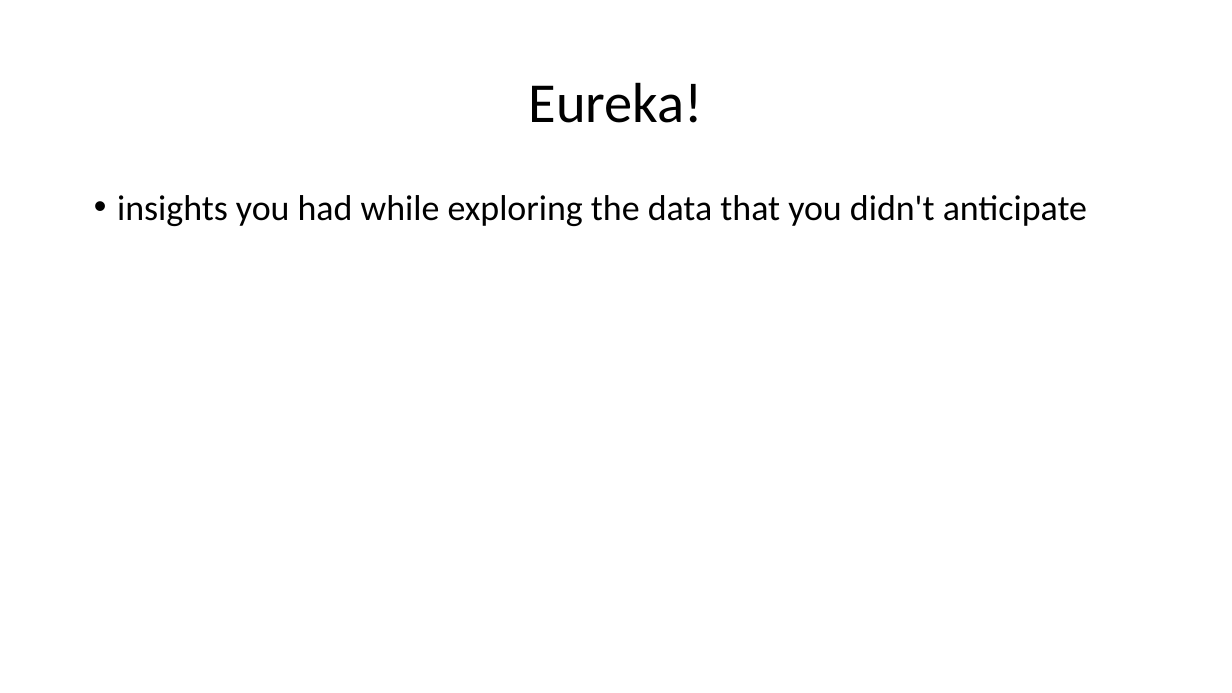
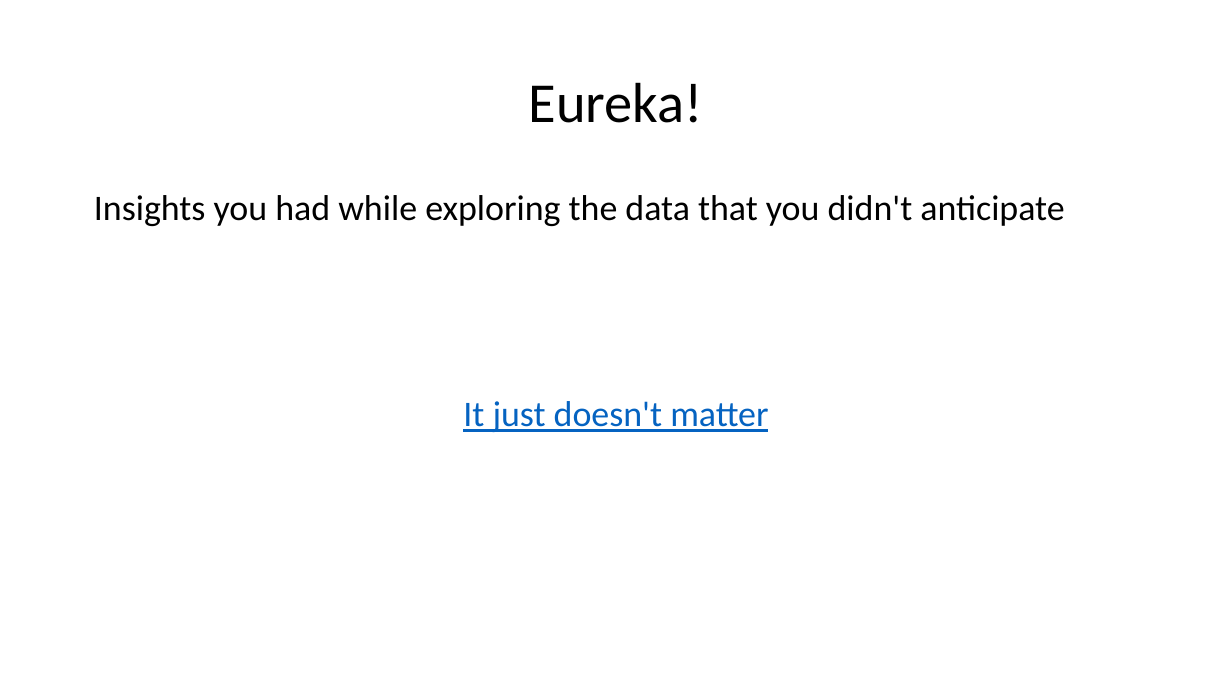
Before and after one commit to DCMilligan88/PriceVsHealth, a slide deck: slide 24 of Project 1 presentation (1).pptx (slide 22 before the commit). Drawn at 1232x693 pixels with LibreOffice and Linux fonts; fonts in the diff are those of the drawing; background and template pictures are left out. Boxes give left, top, right and bottom in pixels: in the first picture for what was removed or moved away, otherwise in the second. Text is boxed around its words. In the diff, an @@ line names an element or a change of style, - is before the commit and + after.

Commit message:
hoping this is just the Power Point, let own this tomorrow!

```diff
--- a/Project 1 presentation (1).pptx
+++ b/Project 1 presentation (1).pptx
@@ text at <box>94,195,1064,432</box>: text changed @@
-• insights you had while exploring the data that you didn't anticipate
+Insights you had while exploring the data that you didn't anticipate
+It just doesn't matter
```
Also in this commit, not shown: 10 other slides changed, 9 slides added, 6 slides removed.
